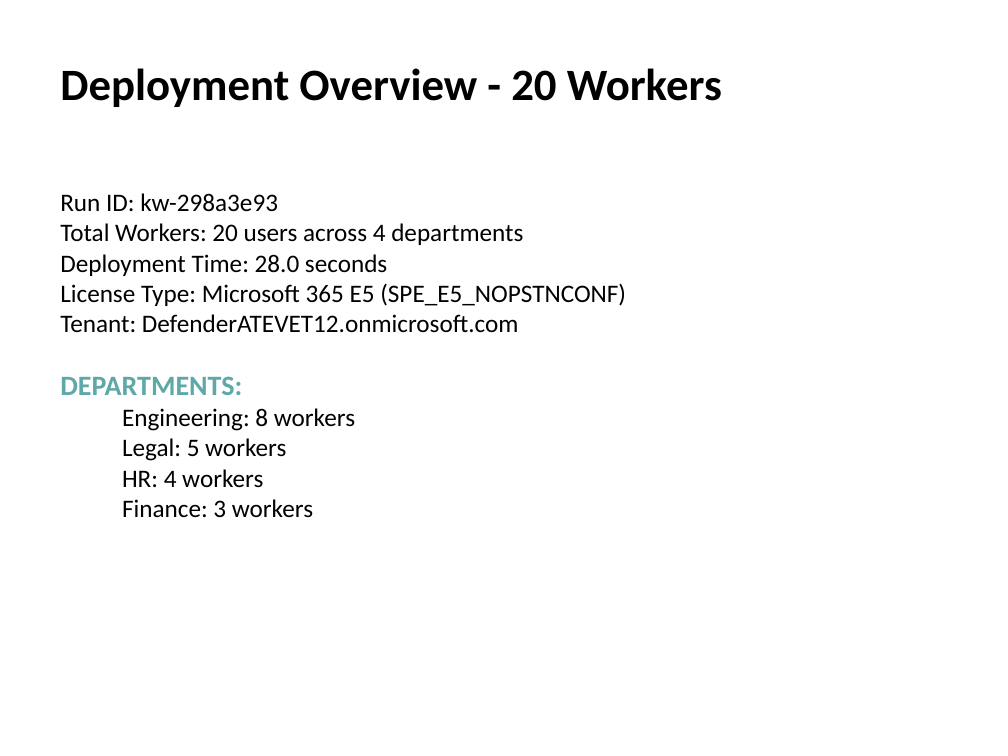
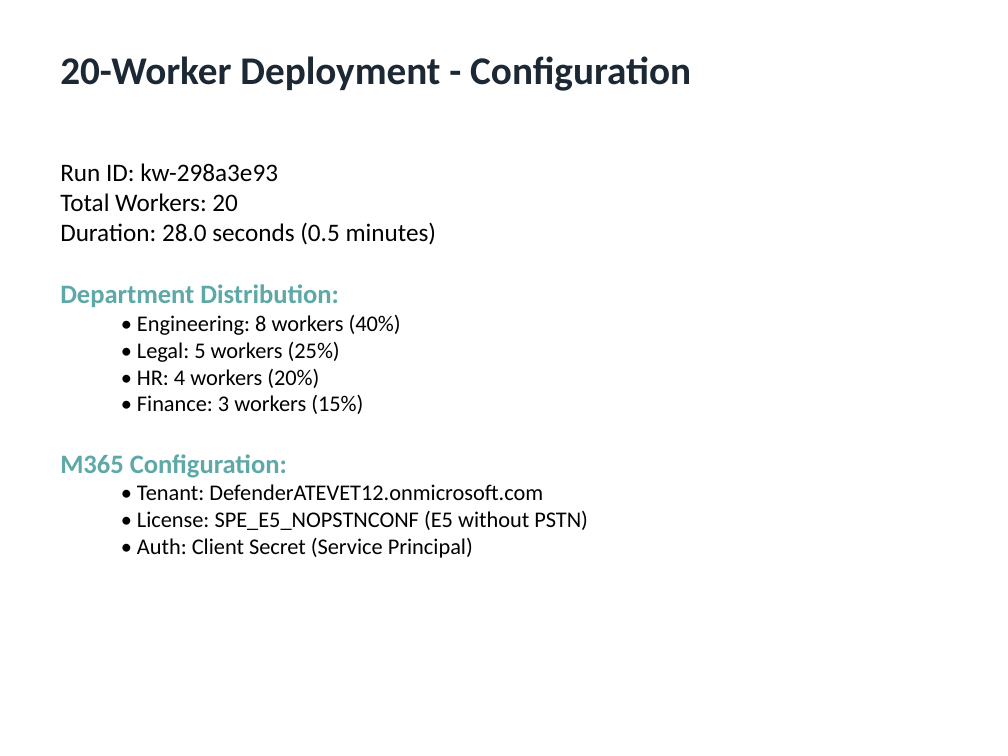
Before and after one commit to rysweet/AzureHayMaker, a slide deck: slide 12 of KnowledgeWorker-E2E-Evidence.pptx (slide 2 before the commit). Drawn at 1008x756 pixels with LibreOffice and Linux fonts; fonts in the diff are those of the drawing. Boxes give left, top, right and bottom in pixels: in the first picture for what was removed or moved away, otherwise in the second. Text is boxed around its words. In the diff, an @@ line names an element or a change of style, - is before the commit and + after.

```diff
--- a/KnowledgeWorker-E2E-Evidence.pptx
+++ b/KnowledgeWorker-E2E-Evidence.pptx
@@ text at box(60, 56, 691, 91): text changed; size 32 to 28 pt; text colour #000000 to #1C2833 @@
-Deployment Overview - 20 Workers
+20-Worker Deployment - Configuration
@@ text "Run ID: kw-298a3e93": place and size @@
-text "Run ID: kw-298a3e93" at box(60, 193, 626, 517)
+text "Run ID: kw-298a3e93" at box(60, 163, 588, 558)
@@ text at box(60, 193, 588, 558): text changed; size 18 to 16 pt @@
-Total Workers: 20 users across 4 departments
-Deployment Time: 28.0 seconds
-License Type: Microsoft 365 E5 (SPE_E5_NOPSTNCONF)
-Tenant: DefenderATEVET12.onmicrosoft.com
-DEPARTMENTS:
-  Engineering: 8 workers
-  Legal: 5 workers
-  HR: 4 workers
-  Finance: 3 workers
+Total Workers: 20
+Duration: 28.0 seconds (0.5 minutes)
+Department Distribution:
+  • Engineering: 8 workers (40%)
+  • Legal: 5 workers (25%)
+  • HR: 4 workers (20%)
+  • Finance: 3 workers (15%)
+M365 Configuration:
+  • Tenant: DefenderATEVET12.onmicrosoft.com
+  • License: SPE_E5_NOPSTNCONF (E5 without PSTN)
+  • Auth: Client Secret (Service Principal)
```
Also in this commit, not shown: 3 other slides changed, 12 slides added, 4 slides removed.
